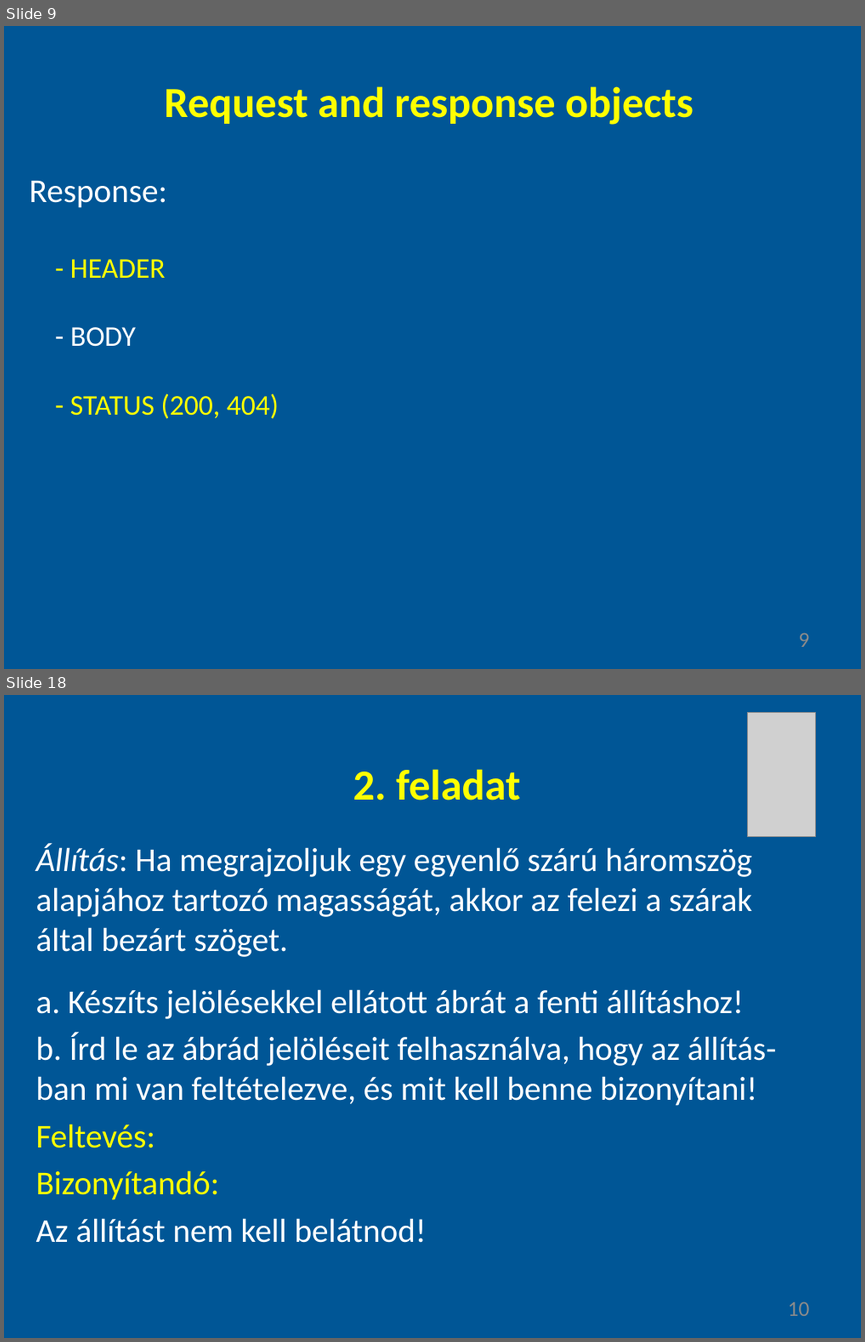
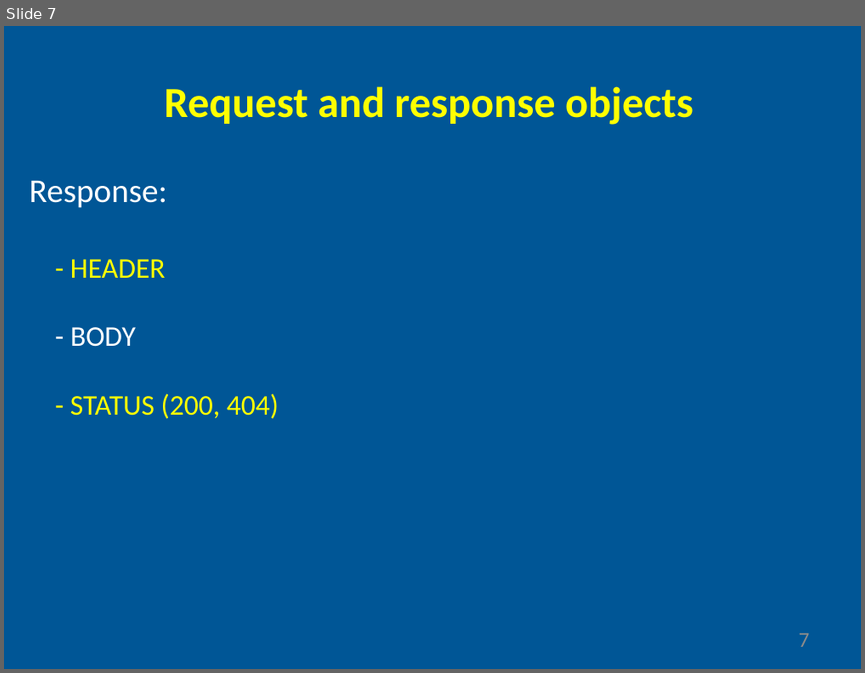
Before and after one commit to gyoryakos/presentations, a slide deck: nodejs.pptx. Shown one above the other, each under a label of ours: slides 9 and 18 before the commit, slide 7 after it; the slides between them are not shown. The pictures are 865x1342 and 865x673 pixels, drawn with LibreOffice and Linux fonts; fonts in the diff are those of the drawing; grey boxes stand for pictures. Boxes give left, top, right and bottom in pixels: in the first picture for what was removed or moved away, otherwise in the second. Text is boxed around its words. In the diff, an @@ line names an element or a change of style, - is before the commit and + after.

```diff
--- a/nodejs.pptx
+++ b/nodejs.pptx
@@ slide 18 removed at (x1=4, y1=695, x2=861, y2=1338), background #005696 @@
@@ picture removed at (x1=748, y1=712, x2=816, y2=837) @@
@@ text removed at (x1=353, y1=769, x2=520, y2=800) @@
-2. feladat
@@ text removed at (x1=36, y1=843, x2=776, y2=1242) @@
-Állítás: Ha megrajzoljuk egy egyenlő szárú háromszög
-alapjához tartozó magasságát, akkor az felezi a szárak
-által bezárt szöget.
-a. Készíts jelölésekkel ellátott ábrát a fenti állításhoz!
-b. Írd le az ábrád jelöléseit felhasználva, hogy az állítás-
-ban mi van feltételezve, és mit kell benne bizonyítani!
-Feltevés:
-Bizonyítandó:
-Az állítást nem kell belátnod!
@@ text removed at (x1=788, y1=1301, x2=810, y2=1315) @@
-10
@@ what was slide 9 is now slide 7 @@
@@ page number at (x1=799, y1=633, x2=810, y2=646): text changed @@
-9
+7
```
Also in this commit, not shown: 1 slide changed, 1 slide added, 49 other slides removed.
